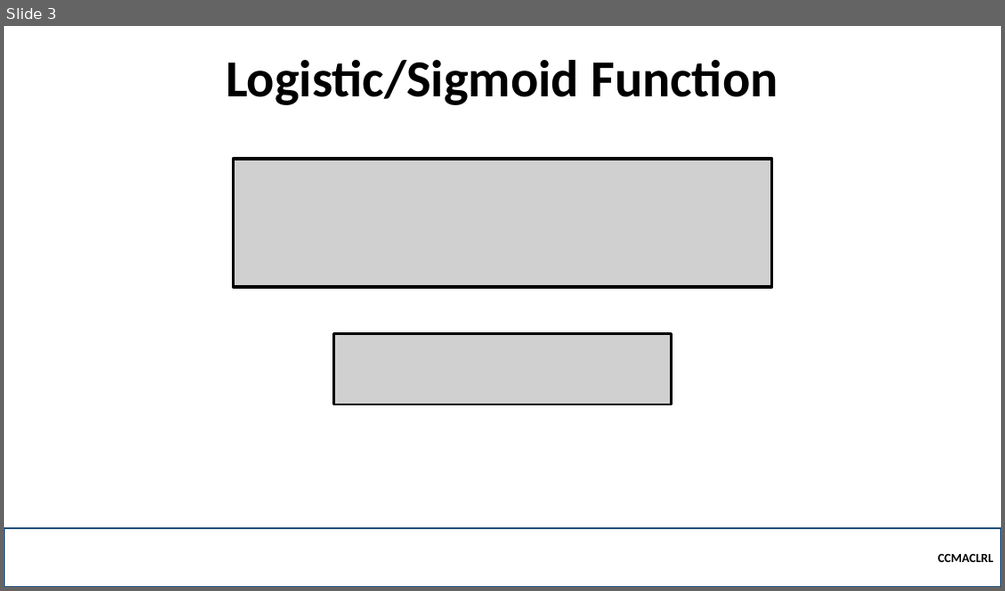
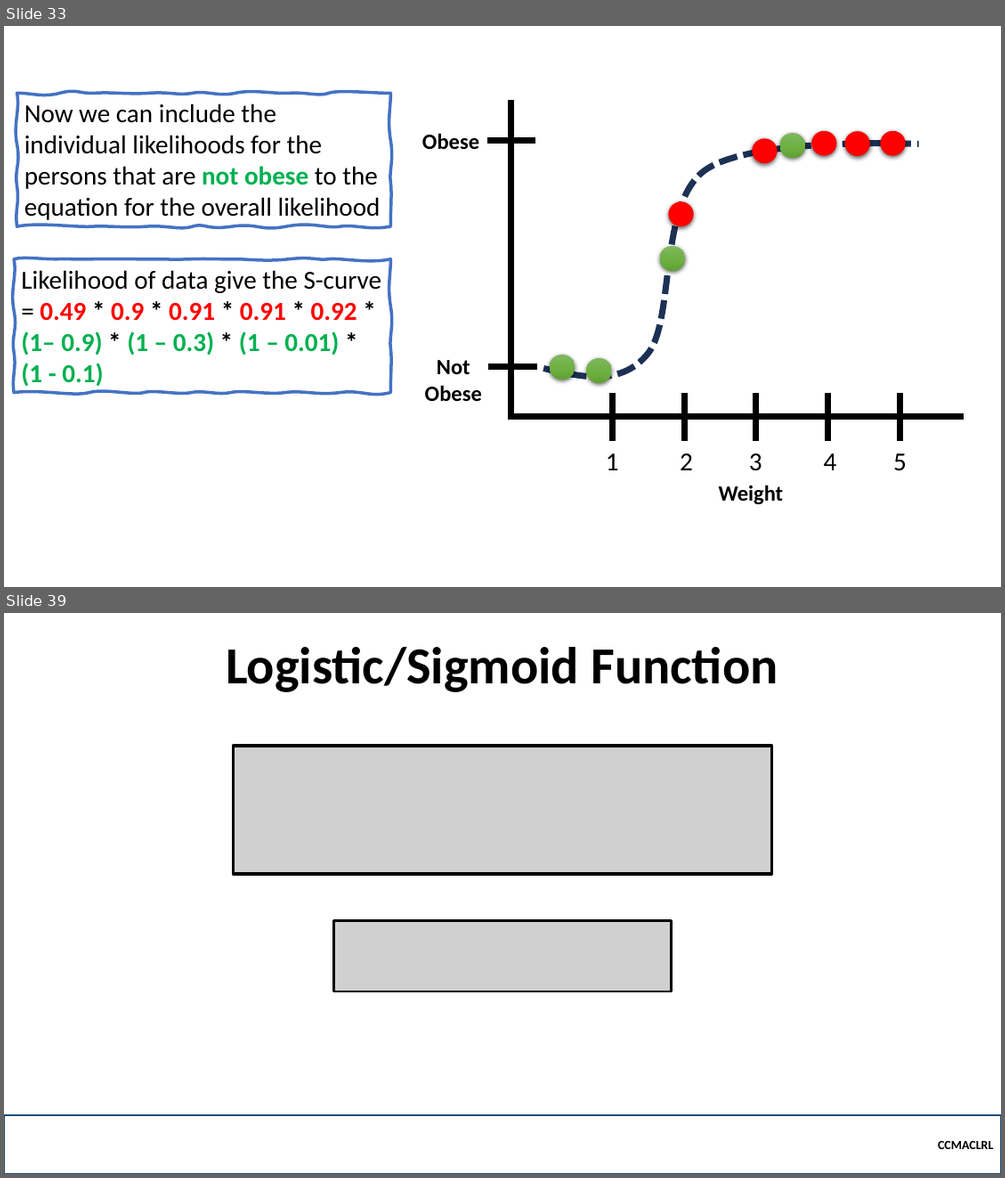
Before and after one commit to robitussin/CCMACLRL, a slide deck: 5 - Logistic Regression/Logistic Regression (Math).pptx. Shown one above the other, each under a label of ours: slide 3 before the commit, slides 33 and 39 after it; the slides between them are not shown. The pictures are 1005x591 and 1005x1178 pixels, drawn with LibreOffice and Linux fonts; fonts in the diff are those of the drawing; grey boxes stand for pictures; background and template pictures are left out. Boxes give left, top, right and bottom in pixels: in the first picture for what was removed or moved away, otherwise in the second. Text is boxed around its words. In the diff, an @@ line names an element or a change of style, - is before the commit and + after.

```diff
--- a/5 - Logistic Regression/Logistic Regression (Math).pptx
+++ b/5 - Logistic Regression/Logistic Regression (Math).pptx
@@ slide 33 added at [4, 26, 1001, 587], background picture (left out) @@
@@ freeform shape added at [16, 94, 390, 226], outline #4472C4 3 pt, 25 pt, text #000000 @@
+Now we can include the individual likelihoods for the persons that are not obese to the equation for the overall likelihood
@@ line added from (511, 419) to (511, 100), #000000 6 pt @@
@@ ellipse added at [811, 131, 837, 155], fill #FF0000 @@
@@ ellipse added at [844, 131, 870, 156], fill #FF0000 @@
@@ ellipse added at [881, 131, 906, 155], fill #FF0000 @@
@@ text added at [422, 133, 479, 150], 21 pt, text #000000, bold @@
+Obese
@@ line added from (535, 141) to (487, 141), #000000 6 pt @@
@@ freeform shape added at [544, 143, 919, 377], outline #1E3256 6 pt dashed @@
@@ ellipse added at [752, 138, 777, 163], fill #FF0000 @@
@@ ellipse added at [780, 133, 806, 158], fill gradient #81B861 to #6FB242 to #62A336 @@
@@ ellipse added at [669, 201, 695, 226], fill #FF0000 @@
@@ freeform shape added at [14, 259, 390, 393], outline #4472C4 3 pt, 25 pt, text #000000, bold @@
+Likelihood of data give the S-curve = 0.49 * 0.9 * 0.91 * 0.91 * 0.92 * (1– 0.9) * (1 – 0.3) * (1 – 0.01) * (1 - 0.1)
@@ ellipse added at [660, 246, 685, 271], fill gradient #81B861 to #6FB242 to #62A336 @@
@@ text added at [425, 360, 482, 402], 21 pt, text #000000, bold @@
+Not Obese
@@ line added from (537, 367) to (488, 367), #000000 6 pt @@
@@ ellipse added at [550, 354, 575, 379], fill gradient #81B861 to #6FB242 to #62A336 @@
@@ ellipse added at [587, 358, 612, 383], fill gradient #81B861 to #6FB242 to #62A336 @@
@@ line added from (613, 393) to (613, 441), #000000 6 pt @@
@@ line added from (685, 393) to (685, 441), #000000 6 pt @@
@@ line added from (756, 393) to (756, 441), #000000 6 pt @@
@@ line added from (828, 393) to (828, 441), #000000 6 pt @@
@@ line added from (900, 393) to (900, 441), #000000 6 pt @@
@@ line added from (510, 417) to (963, 417), #000000 6 pt @@
@@ text added at [606, 453, 619, 470], 25 pt, text #000000 @@
+1
@@ text added at [680, 453, 693, 470], 25 pt, text #000000 @@
+2
@@ text added at [749, 453, 762, 471], 25 pt, text #000000 @@
+3
@@ text added at [824, 453, 837, 470], 25 pt, text #000000 @@
+4
@@ text added at [893, 453, 906, 471], 25 pt, text #000000 @@
+5
@@ text added at [719, 484, 784, 504], 21 pt, text #000000, bold @@
+Weight
@@ what was slide 3 is now slide 39 @@
```
Also in this commit, not shown: 35 other slides added, 1 other file.
